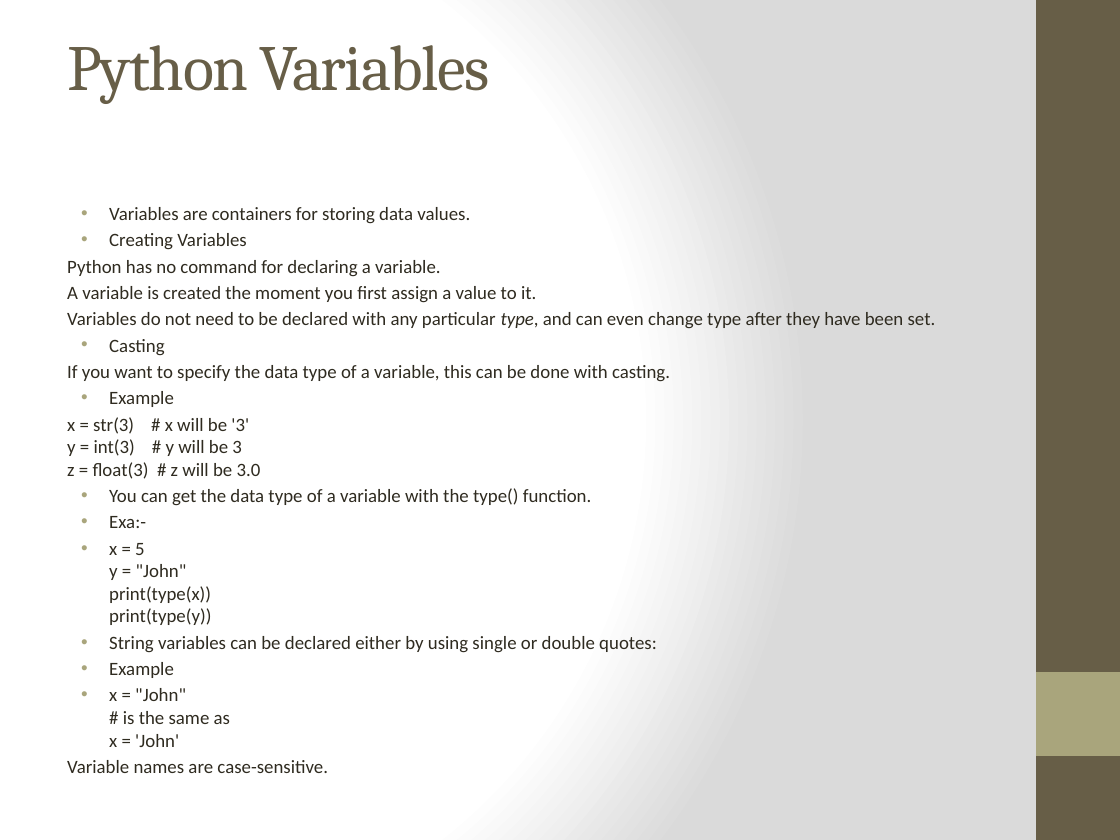
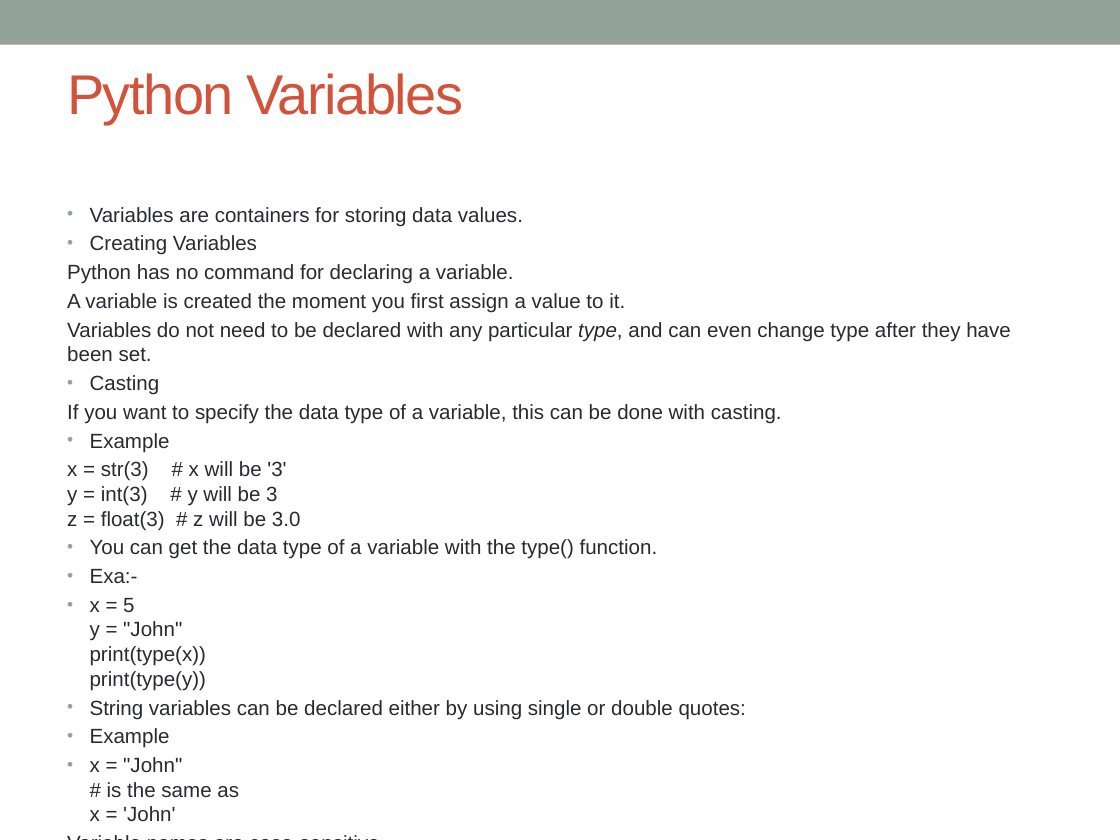
Before and after one commit to sudishkumar93/AWSclass, a slide deck: slide 6 of Phyton.pptx. Drawn at 1120x840 pixels with LibreOffice and Linux fonts; fonts in the diff are those of the drawing. Boxes give left, top, right and bottom in pixels: in the first picture for what was removed or moved away, otherwise in the second. Text is boxed around its words. In the diff, an @@ line names an element or a change of style, - is before the commit and + after.

```diff
--- a/Phyton.pptx
+++ b/Phyton.pptx
@@ background gradient #FFFFFF to #DADADA to #FFFFFF @@
@@ rectangle added at <box>0,0,1120,45</box>, fill #93A299 @@
@@ rectangle removed at <box>1036,0,1120,840</box> @@
@@ title "Python Variables": place and size @@
-title "Python Variables" at <box>67,45,490,104</box>
+title "Python Variables" at <box>67,73,463,124</box>
@@ title "Python Variables" at <box>67,73,463,124</box>: size 41.4 to 36 pt, font Cambria to Arial, text colour #675E47 to #D2533C @@
@@ text "Variables are containers for storing ..." at <box>67,207,1011,797</box>: size 12.1 to 13.2 pt, font Calibri to Arial, text colour #2F2B20 to #292934; indent changed; bullet colour #A9A57C to #93A299 @@
@@ rectangle removed at <box>1036,672,1120,756</box> @@
```
Also in this commit, not shown: 22 other slides changed, 1 slide added.
